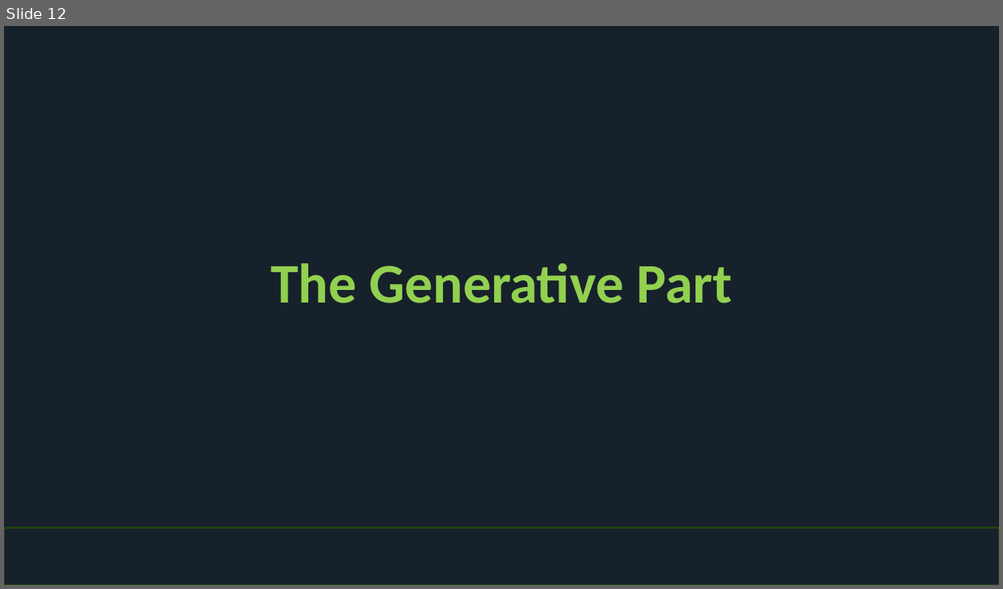
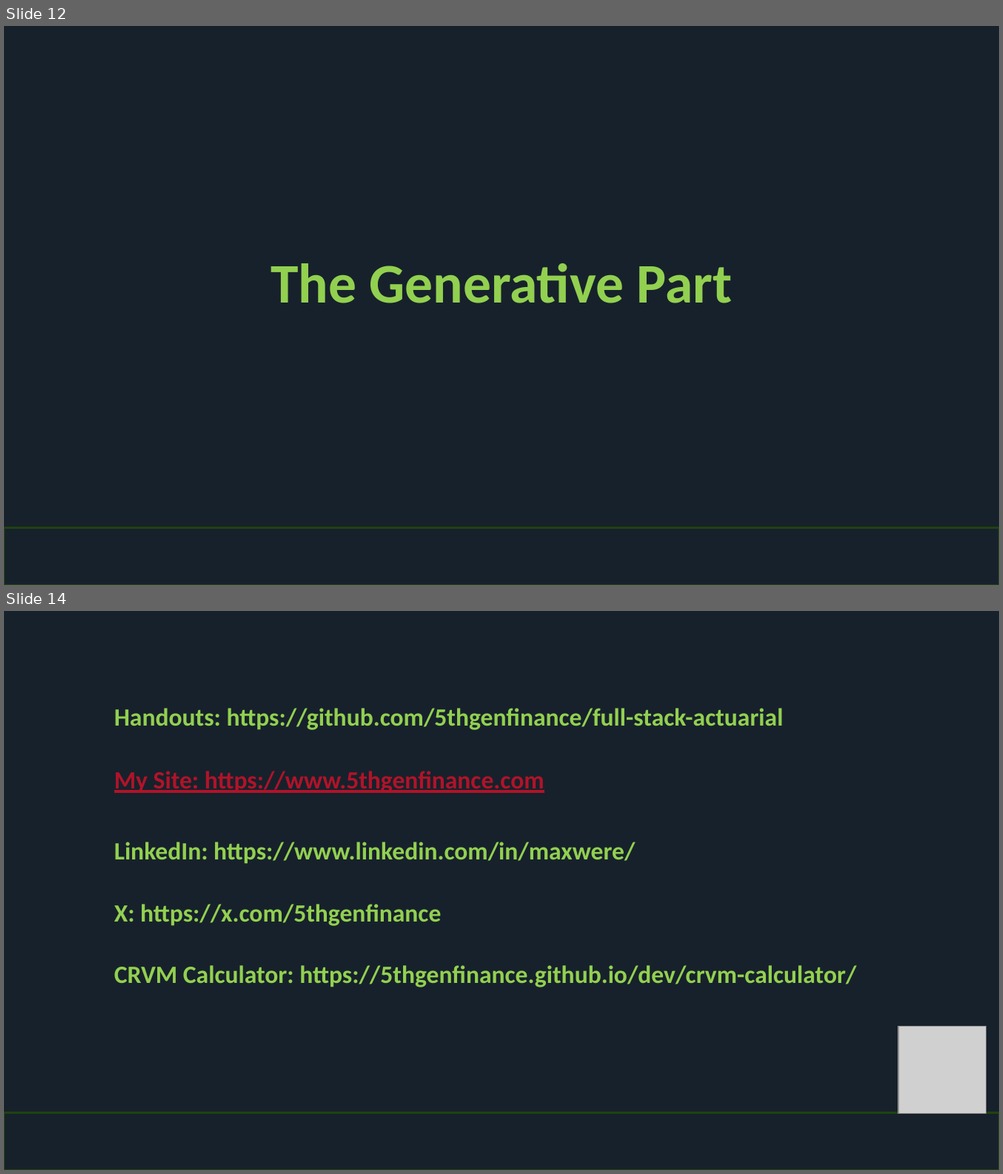
Before and after one commit to 5thgenfinance/full-stack-actuarial, a slide deck: Actuarial Generative Context Engineering Made Simple.pptx. Shown one above the other, each under a label of ours: slide 12 before the commit, slides 12 and 14 after it; the slides between them are not shown. The pictures are 1003x589 and 1003x1174 pixels, drawn with LibreOffice and Linux fonts; fonts in the diff are those of the drawing; grey boxes stand for pictures; background and template pictures are left out. Boxes give left, top, right and bottom in pixels: in the first picture for what was removed or moved away, otherwise in the second. Text is boxed around its words. In the diff, an @@ line names an element or a change of style, - is before the commit and + after.

```diff
--- a/Actuarial Generative Context Engineering Made Simple.pptx
+++ b/Actuarial Generative Context Engineering Made Simple.pptx
@@ slide 14 added at (4,611,999,1170), background picture (left out); not listed: 1 template element that a slide beside it also shows @@
@@ text added at (114,708,783,730), 24 pt, text #92D050, bold @@
+Handouts: https://github.com/5thgenfinance/full-stack-actuarial
@@ text added at (114,771,544,793), 24 pt, text #B01329, bold, underline @@
+My Site: https://www.5thgenfinance.com
@@ text added at (114,842,634,864), 24 pt, text #92D050, bold @@
+LinkedIn: https://www.linkedin.com/in/maxwere/
@@ text added at (114,904,441,926), 24 pt, text #92D050, bold @@
+X: https://x.com/5thgenfinance
@@ text added at (114,965,856,988), 24 pt, text #92D050, bold @@
+CRVM Calculator: https://5thgenfinance.github.io/dev/crvm-calculator/
@@ picture added at (898,1027,985,1114) @@
```
Also in this commit, not shown: 6 slides changed, 1 other slide added.
